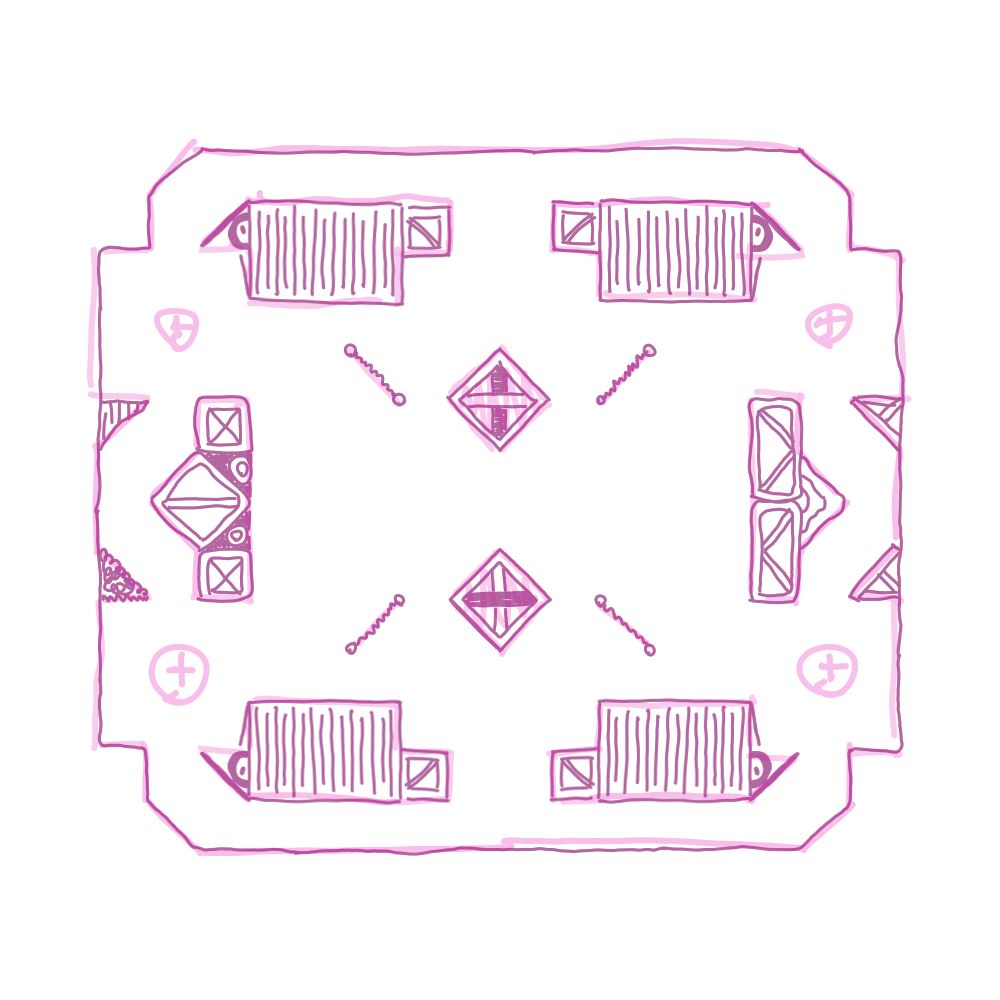
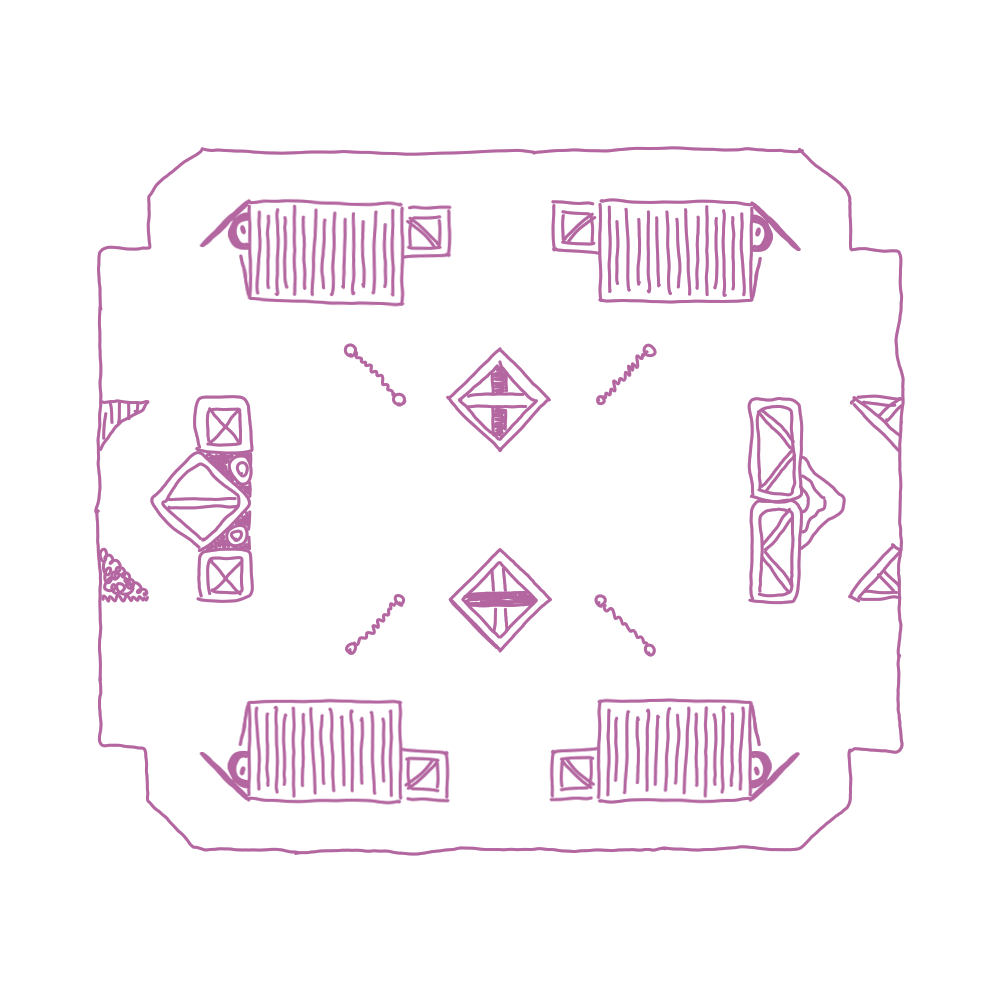
Comparing the layer stacks of the two 1000 × 1000 images. Changes:
hid "sketch" over [87,138,912,857]
